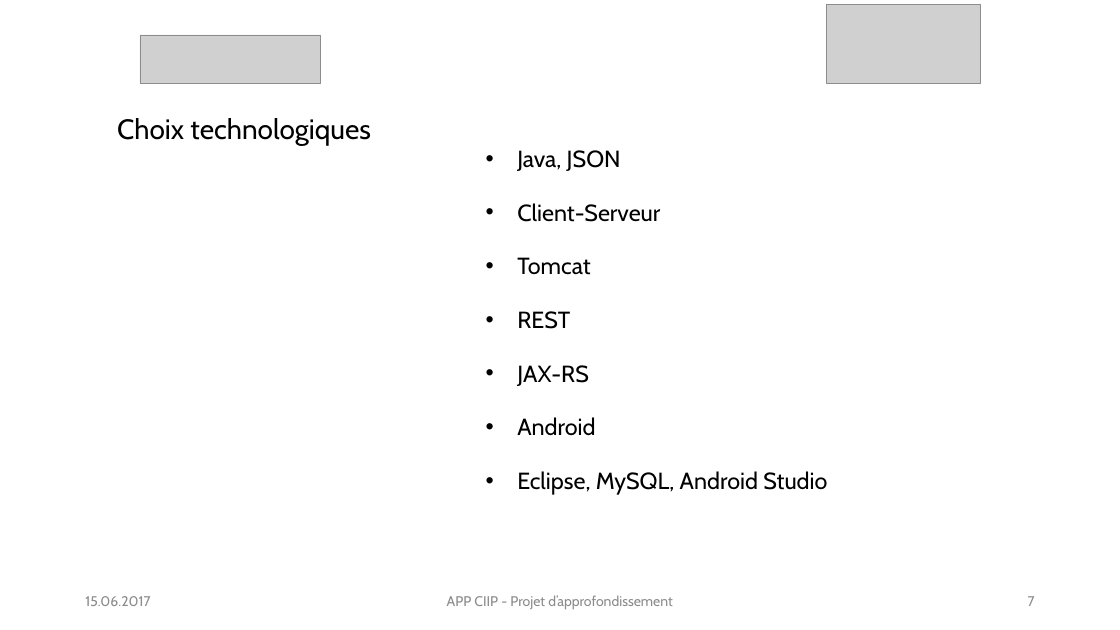
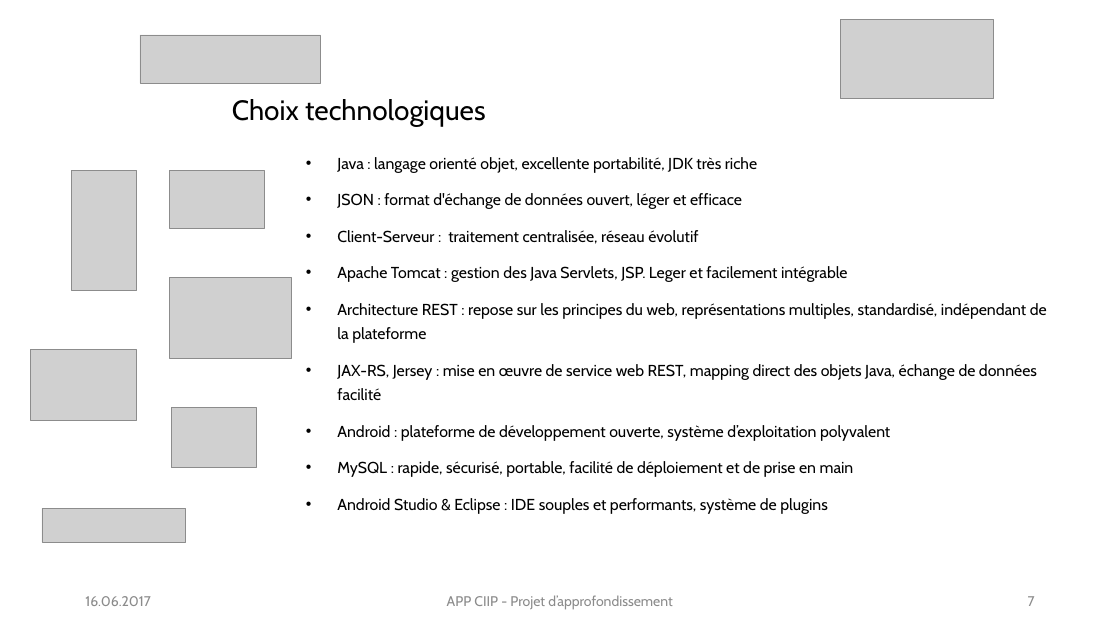
Before and after one commit to gaelteguia/appciip, a slide deck: slide 7 of Defense PA GTT.pptx. Drawn at 1120x630 pixels with LibreOffice and Linux fonts; fonts in the diff are those of the drawing; grey boxes stand for pictures. Boxes give left, top, right and bottom in pixels: in the first picture for what was removed or moved away, otherwise in the second. Text is boxed around its words. In the diff, an @@ line names an element or a change of style, - is before the commit and + after.

```diff
--- a/Defense PA GTT.pptx
+++ b/Defense PA GTT.pptx
@@ picture: place and size @@
-picture at [826, 4, 980, 83]
+picture at [840, 19, 994, 98]
@@ title "Choix technologiques": place and size @@
-title "Choix technologiques" at [117, 118, 370, 146]
+title "Choix technologiques" at [232, 99, 485, 126]
@@ picture added at [71, 170, 136, 291] @@
@@ picture added at [170, 170, 264, 229] @@
@@ subtitle at [337, 157, 1047, 514]: text changed; size 20 to 13.6 pt @@
-• Java, JSON
-• Client-Serveur
-• Tomcat
-• REST
-• JAX-RS
-• Android
-• Eclipse, MySQL, Android Studio
+• Java : langage orienté objet, excellente portabilité, JDK très riche
+• JSON : format d'échange de données ouvert, léger et efficace
+• Client-Serveur : traitement centralisée, réseau évolutif
+• Apache Tomcat : gestion des Java Servlets, JSP. Leger et facilement intégrable
+• Architecture REST : repose sur les principes du web, représentations multiples, standardisé, indépendant de la plateforme
+• JAX-RS, Jersey : mise en œuvre de service web REST, mapping direct des objets Java, échange de données facilité
+• Android : plateforme de développement ouverte, système d’exploitation polyvalent
+• MySQL : rapide, sécurisé, portable, facilité de déploiement et de prise en main
+• Android Studio & Eclipse : IDE souples et performants, système de plugins
@@ picture added at [170, 278, 292, 359] @@
@@ picture added at [31, 350, 137, 420] @@
@@ picture added at [171, 408, 256, 468] @@
@@ picture added at [42, 508, 186, 542] @@
@@ text at [85, 596, 151, 606]: text changed @@
-15.06.2017
+16.06.2017
```
Also in this commit, not shown: 12 other slides changed, 2 slides removed.
